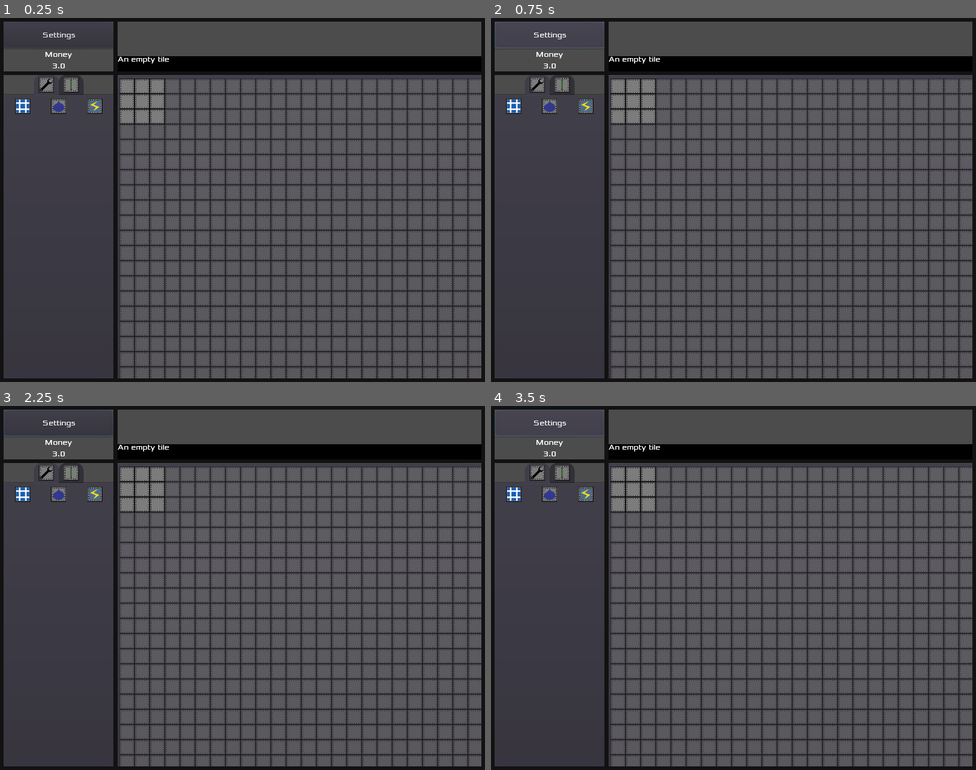
Above: before the commit, frames 1-4 (two rows, left to right).
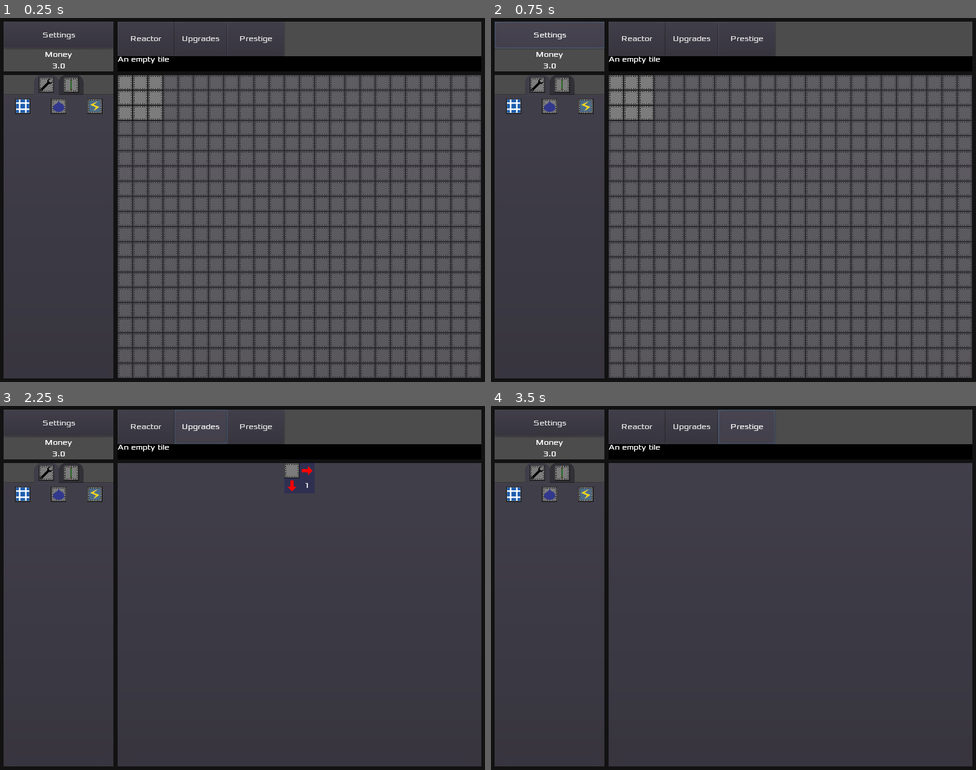
Above: after the commit, the same moments.

Repository: Marcuss2/openreactor
Game: Godot game, scene res://scenes/Main.tscn
The game is run twice, just before and just after one commit, with the same random seed, the same clock (stepped at 60 frames per second) and the same inputs.
Inputs (mouse positions are in pixels of both pictures, inside the frame that each line leads up to):
- Up to frame 1 (0.25 s): no input
- Up to frame 2 (0.75 s): click "Settings" at 0.5 s
- Up to frame 3 (2.25 s): click (145, 427) at 1.25 s, where only the run after the commit has a clickable "Reactor"; click (198, 427) at 2 s, where only the run after the commit has a clickable "Upgrades"
- Up to frame 4 (3.5 s): click "Settings" (after the commit: "Prestige") at 2.75 s

The runs differ from the first frame. In frame 1, 20% of the frame differs, in the area x 24-100%, y 1-99%; in frame 2, 20%; in frame 3, 52%, in the area x 0-100%, y 1-99%; in frame 4, 52%.
Error before the commit: Parse Error: The identifier "hidden" isn't declared in the current scope. (res://scripts/UpgradeButton.gd:22)

Commit message:
Upgrade functionality finished

Diff:
--- a/scenes/Control.tscn
+++ b/scenes/Control.tscn
@@ -55,12 +55,6 @@
 text = "$1000"
 align = 1
 script = ExtResource( 2 )
-
-[node name="TopContainer" type="MarginContainer" parent="."]
-margin_left = 248.0
-margin_top = 8.0
-margin_right = 1016.0
-margin_bottom = 96.0
 
 [node name="TabContainer" type="TabContainer" parent="."]
 margin_left = 8.0
--- a/scenes/Main.tscn
+++ b/scenes/Main.tscn
@@ -10,11 +10,14 @@
 script = ExtResource( 1 )
 
 [node name="TabContainer" type="TabContainer" parent="."]
-margin_left = 248.0
-margin_top = 120.0
-margin_right = 1016.0
-margin_bottom = 760.0
+margin_left = 244.0
+margin_top = 112.0
+margin_right = 1020.0
+margin_bottom = 764.0
 mouse_filter = 2
+custom_constants/hseparation = 0
+custom_constants/top_margin = 0
+custom_constants/side_margin = 0
 tabs_visible = false
 
 [node name="CenterContainer" type="CenterContainer" parent="TabContainer"]
@@ -44,13 +47,38 @@
 margin_bottom = -4.0
 
 [node name="Control" parent="." instance=ExtResource( 5 )]
-margin_left = 0.224976
+margin_left = -0.0439602
 margin_top = 0.452072
-margin_right = 0.224976
+margin_right = -0.0439453
 margin_bottom = 0.452087
 mouse_filter = 2
 
 [node name="Timer" type="Timer" parent="."]
 wait_time = 30.0
 autostart = true
+
+[node name="ReactorButton" type="Button" parent="."]
+margin_left = 248.0
+margin_top = 8.0
+margin_right = 368.0
+margin_bottom = 80.0
+text = "Reactor"
+
+[node name="UpgradeButton" type="Button" parent="."]
+margin_left = 368.0
+margin_top = 8.0
+margin_right = 480.0
+margin_bottom = 80.0
+text = "Upgrades"
+
+[node name="Button" type="Button" parent="."]
+margin_left = 480.0
+margin_top = 8.0
+margin_right = 600.0
+margin_bottom = 80.0
+text = "Prestige"
+clip_text = true
 [connection signal="timeout" from="Timer" to="." method="_on_Timer_timeout"]
+[connection signal="pressed" from="ReactorButton" to="TabContainer" method="set" binds= [ "current_tab", 0 ]]
+[connection signal="pressed" from="UpgradeButton" to="TabContainer" method="set" binds= [ "current_tab", 2 ]]
+[connection signal="pressed" from="Button" to="TabContainer" method="set" binds= [ "current_tab", 1 ]]
--- /dev/null
+++ b/scenes/MaxedSprite.tscn
@@ -0,0 +1,7 @@
+[gd_scene load_steps=2 format=2]
+
+[ext_resource path="res://assets/maxed.png" type="Texture" id=1]
+
+[node name="maxed_sprite" type="Sprite"]
+texture = ExtResource( 1 )
+centered = false
--- a/scenes/Tiles/PowerTile.tscn
+++ b/scenes/Tiles/PowerTile.tscn
@@ -16,8 +16,9 @@
 extents = Vector2( 16, 16 )
 
 [node name="PowerTile" type="Area2D" groups=[
+"tiles",
 "persist_2",
-"tiles",
+"basic_power_tile",
 ]]
 position = Vector2( 0, 0.0290356 )
 script = ExtResource( 1 )
@@ -25,6 +26,7 @@
 "_edit_group_": true
 }
 id = 2
+upgrade_id = 2
 cost = 1.0
 hover_text = "Simple power plant. Takes heat and water and converts them into power."
 
--- a/scenes/Tiles/SolarTile.tscn
+++ b/scenes/Tiles/SolarTile.tscn
@@ -17,12 +17,14 @@
 [node name="SolarTile" type="Area2D" groups=[
 "tiles",
 "persist_2",
+"solar_tile",
 ]]
 script = ExtResource( 1 )
 __meta__ = {
 "_edit_group_": true
 }
 id = 1
+upgrade_id = 1
 cost = 1.0
 hover_text = "Solar tile. Generates heat and puts it into surrounding tiles, cannot cause an explosion."
 
--- a/scenes/Tiles/WaterTile.tscn
+++ b/scenes/Tiles/WaterTile.tscn
@@ -15,14 +15,16 @@
 extents = Vector2( 16, 16 )
 
 [node name="WaterTile" type="Area2D" groups=[
+"tiles",
 "persist_2",
-"tiles",
+"pump_tile",
 ]]
 script = ExtResource( 1 )
 __meta__ = {
 "_edit_group_": true
 }
 id = 3
+upgrade_id = 3
 cost = 1.0
 hover_text = "Water pump. Generates water and puts it into surrounding tiles."
 
--- a/scenes/UpgradeButton.tscn
+++ b/scenes/UpgradeButton.tscn
@@ -1,9 +1,20 @@
-[gd_scene load_steps=2 format=2]
+[gd_scene load_steps=3 format=2]
 
-[ext_resource path="res://scripts/UpgradeButton.gd" type="Script" id=1]
+[ext_resource path="res://assets/maxed.png" type="Texture" id=1]
+[ext_resource path="res://scripts/UpgradeButton.gd" type="Script" id=2]
 
 [node name="UpgradeButton" type="TextureRect" groups=[
 "persist_update",
 ]]
-script = ExtResource( 1 )
+texture = ExtResource( 1 )
+script = ExtResource( 2 )
+
+[node name="Label" type="Label" parent="."]
+margin_left = 32.0
+margin_top = 32.0
+margin_right = 64.0
+margin_bottom = 64.0
+text = "1"
+align = 1
+valign = 1
 [connection signal="gui_input" from="." to="." method="_on_UpgradeButton_gui_input"]
--- a/scenes/UpgradeContainer.tscn
+++ b/scenes/UpgradeContainer.tscn
@@ -1,6 +1,7 @@
-[gd_scene load_steps=2 format=2]
+[gd_scene load_steps=3 format=2]
 
 [ext_resource path="res://scenes/UpgradeButton.tscn" type="PackedScene" id=1]
+[ext_resource path="res://assets/size_upgrade.png" type="Texture" id=2]
 
 [node name="UpgradeContainer" type="VBoxContainer"]
 anchor_right = 1.0
@@ -13,11 +14,19 @@
 
 [node name="HBoxContainer" type="HBoxContainer" parent="."]
 margin_right = 760.0
+margin_bottom = 64.0
+alignment = 1
 
-[node name="UpgradeButton" parent="HBoxContainer" instance=ExtResource( 1 )]
+[node name="SizeUpgrade" parent="HBoxContainer" instance=ExtResource( 1 )]
+margin_left = 348.0
+margin_right = 412.0
+margin_bottom = 64.0
+texture = ExtResource( 2 )
 text_label = "Increase size of the reactor."
+maxed_out_label = "Maxed out size of the reactor."
 type = 4
-unlock_type_group = "size_upgrade_"
-unlock_type_function = "set_enabled"
+cost_multiplier = 10.0
+group_upgrade = "size_upgrade_"
+upgrade_function = "set_enabled"
 unlock_type_argument = [ true ]
 increment_limit = 23
--- a/scripts/Global.gd
+++ b/scripts/Global.gd
@@ -3,7 +3,7 @@
 
 export var cost = []
 export var tile_resource = []
-export var money = 3.0
+export var money := 3.0
 
 
 var upgrades = []
@@ -64,6 +64,10 @@
 	for i in save_nodes:
 		var node_data = i.call("save")
 		save_game.store_line(to_json(node_data))
+	save_nodes = get_tree().get_nodes_in_group("persist_update")
+	for i in save_nodes:
+		var node_data = i.call("save")
+		save_game.store_line(to_json(node_data))
 
 
 func save_game():
@@ -81,17 +85,21 @@
 	money = current_line["money"]
 
 
+func pre_load():
+	var save_nodes = get_tree().get_nodes_in_group("persist_1")
+	for i in save_nodes:
+		i.name = "queued"
+		i.queue_free()
+
+
 func load_game():
 	var save_game = File.new()
 	if not save_game.file_exists("user://savegame.save"):
 		return false
-	var save_nodes = get_tree().get_nodes_in_group("persist_1")
-	for i in save_nodes:
-		i.name = "queued"
-		i.queue_free()
+	pre_load()
 	var entities_deleted = false
 	save_game.open_compressed("user://savegame.save", File.READ, File.COMPRESSION_ZSTD)
-
+	# Don't touch this unless you absolutely have to.
 	while not save_game.eof_reached():
 		var line = save_game.get_line()
 		if validate_json(line):
@@ -99,6 +107,9 @@
 		var current_line = parse_json(line)
 		if current_line.has("money"):
 			load_globals(current_line)
+			continue
+		elif current_line.has("path"):
+			get_node(current_line["path"]).load_node(current_line)
 			continue
 		if !entities_deleted and current_line["filename"] == "res://scenes/Entity.tscn":
 			for entity in get_tree().get_nodes_in_group("persist_3"):
@@ -112,15 +123,19 @@
 		if current_line.has("tint_progress_r"):
 			new_object.tint_progress = Color(current_line["tint_progress_r"], current_line["tint_progress_g"], current_line["tint_progress_b"], current_line["tint_progress_a"])
 		for i in current_line.keys():
-#			if i == "filename" or i == "parent" or i == "tint_progress_r" or i == "tint_progress_g" or i == "tint_progress_b" or i == "tint_progress_a" or i == "pos_x" or i == "pos_y":
 			if i in ["filename", "parent", "tint_progress_r", "tint_progress_g", "tint_progress_b", "tint_progress_a", "pos_x", "pos_y"]:
 				continue
 			new_object.set(i, current_line[i])
+
 	save_game.close()
+	after_load()
+	return true
+
+
+func after_load():
 	for node in get_tree().get_nodes_in_group("persist_1"):
 		node.after_load()
 	for node in get_tree().get_nodes_in_group("persist_2"):
 		node.after_load()
 	for node in get_tree().get_nodes_in_group("persist_3"):
 		node.after_load()
-	return true
--- a/scripts/UpgradeButton.gd
+++ b/scripts/UpgradeButton.gd
@@ -4,6 +4,7 @@
 export var cost = 100.0
 export var upgrade_id = -1
 export var text_label = "First line text"
+export var maxed_out_label = "maxed"
 export (Upgrades.UpgradeType) var type
 export var upgrade_multiplier = 4.0 / 3.0
 export var cost_multiplier = 1.5
@@ -14,35 +15,65 @@
 export var increment_limit = 10
 
 
+var level = 1
+
+
+var maxed_out = false
+
+
 
 func save():
 	var save_dict = {
 		"path" : get_path(),
 		"cost" : cost,
-		"hidden" : hidden,
-		"increment" : increment
+		"visible" : visible,
+		"increment" : increment,
+		"maxed_out" : maxed_out,
+		"level" : level
 		}
 	return save_dict
+
+
+func maxed():
+	var max_instance = preload("res://scenes/MaxedSprite.tscn").instance()
+	add_child(max_instance)
 
 
 func load_node(save_dict):
 	for i in save_dict:
 		if i != "path":
 			self.set(i, save_dict[i])
+	if maxed_out:
+		maxed()
+	$Label.text = str(level)
 
 
 func upgrade():
+	if Global.money < cost:
+		return
+	Global.money -= cost
 	if type == Upgrades.UpgradeType.UNLOCK:
 		get_tree().call_group(group_upgrade + str(increment), upgrade_function, unlock_type_argument[0])
 	else:
 		get_tree().call_group(group_upgrade, upgrade_function, upgrade_multiplier)
 		Upgrades.apply_upgrade(type, upgrade_id, upgrade_multiplier)
+	increment += 1
+	cost *= cost_multiplier
+	if increment > increment_limit:
+		maxed_out = true
+		maxed()
+		return
+	level += 1
+	$Label.text = str(level)
 
 
 func _on_UpgradeButton_gui_input(event):
 	if event is InputEventMouseButton:
-		if event.button_index == BUTTON_LEFT and event.pressed:
+		if event.button_index == BUTTON_LEFT and event.pressed and !maxed_out:
 			upgrade()
 	if event is InputEventMouseMotion:
 		get_tree().call_group("mouse_in", "remove_mouse_in")
-		Global.set_text_hover_label(text_label + "\nCost: " + Global.get_magnified_string(cost))
+		if maxed_out:
+			Global.set_text_hover_label(maxed_out_label)
+		else:
+			Global.set_text_hover_label(text_label + "\nCost: " + Global.get_magnified_string(cost))
Binary file added: assets/maxed.png
Not shown, added: assets/maxed.png.import
Binary file added: assets/size_upgrade.png
Not shown, added: assets/size_upgrade.png.import
Not shown: 1 places in scenes/Tiles/Tile.tscn that only renumber resources
